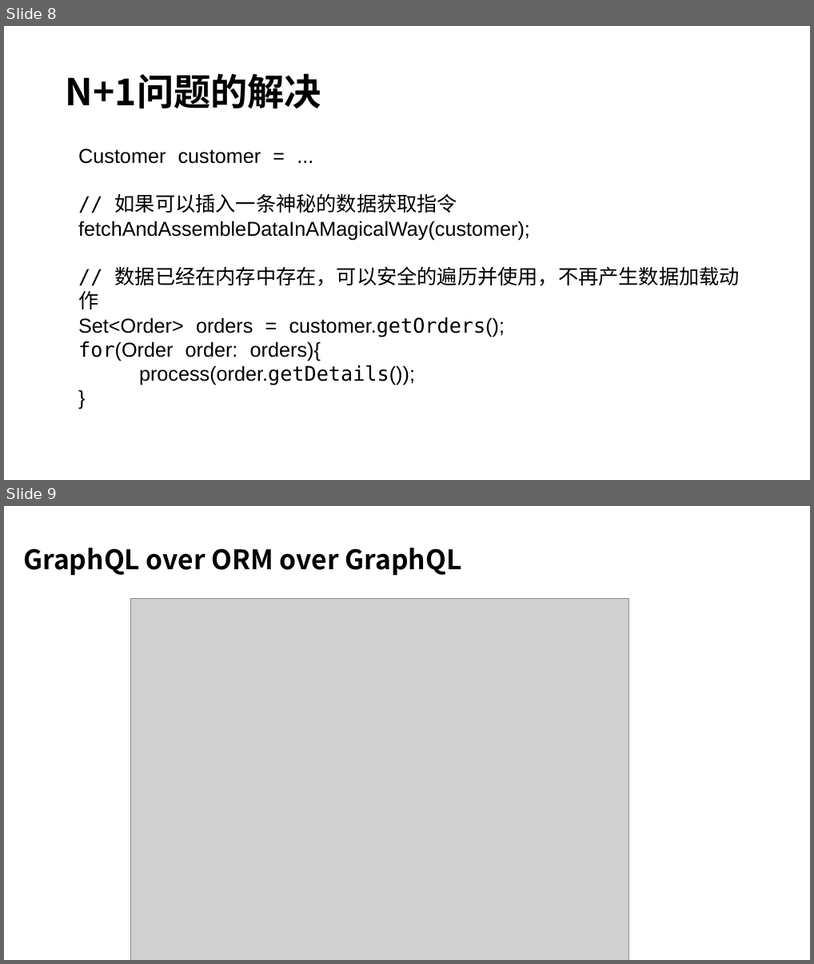
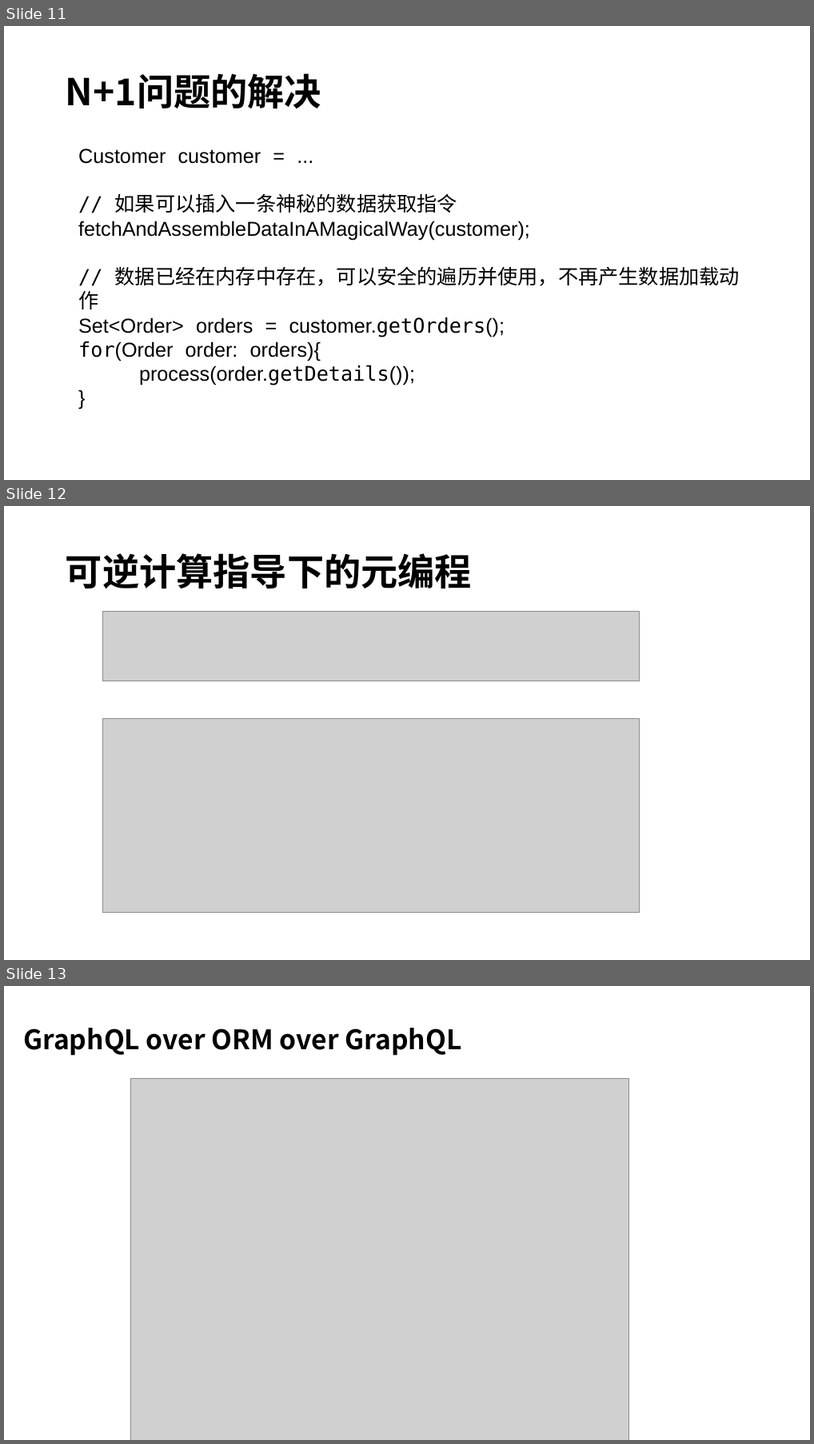
Before and after one commit to entropy-cloud/nop-entropy, a slide deck: docs/ppt/nop-orm.pptx. Shown one above the other, each under a label of ours: slides 8 and 9 before the commit, slides 11, 12 and 13 after it. The pictures are 814x964 and 814x1444 pixels, drawn with LibreOffice and Linux fonts; fonts in the diff are those of the drawing; grey boxes stand for pictures. Boxes give left, top, right and bottom in pixels: in the first picture for what was removed or moved away, otherwise in the second. Text is boxed around its words. In the diff, an @@ line names an element or a change of style, - is before the commit and + after.

```diff
--- a/docs/ppt/nop-orm.pptx
+++ b/docs/ppt/nop-orm.pptx
@@ slide 12 added at <box>4,506,810,960</box>, background #FFFFFF @@
@@ title added at <box>66,553,472,588</box>, 44 pt, text #000000, bold @@
+可逆计算指导下的元编程
@@ picture added at <box>102,612,640,681</box> @@
@@ picture added at <box>102,719,640,912</box> @@
@@ what was slide 8 is now slide 11 @@
@@ what was slide 9 is now slide 13 @@
```
Also in this commit, not shown: 3 slides changed, 4 other slides added, 1 slide removed, 3 other files.
